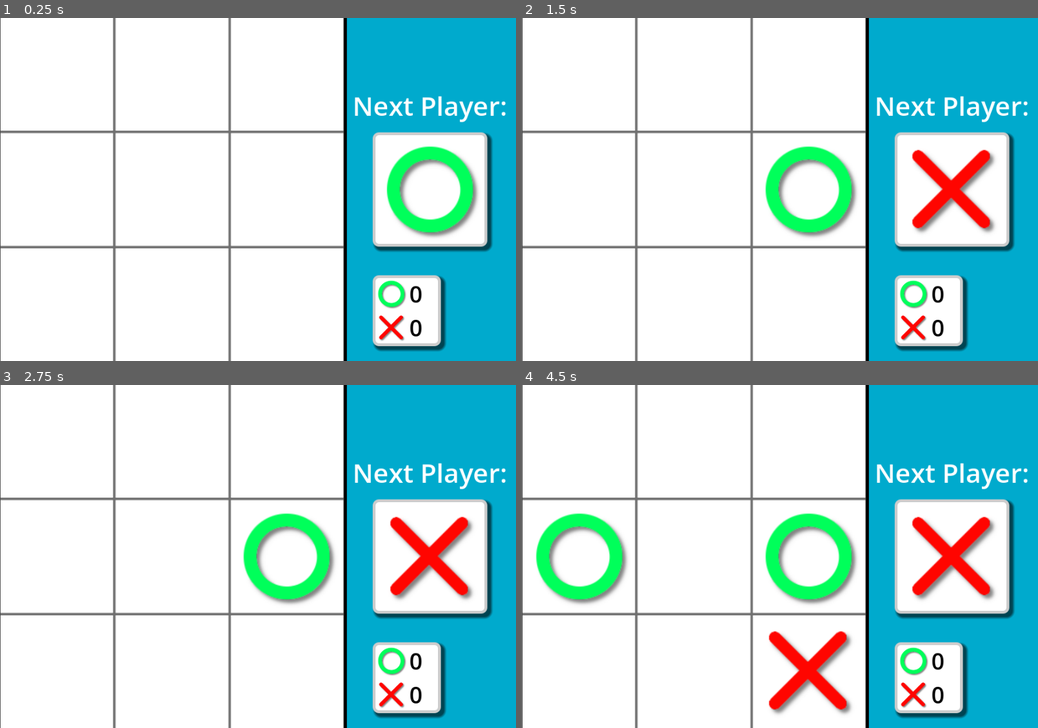
Above: before the commit, frames 1-4 (two rows, left to right).
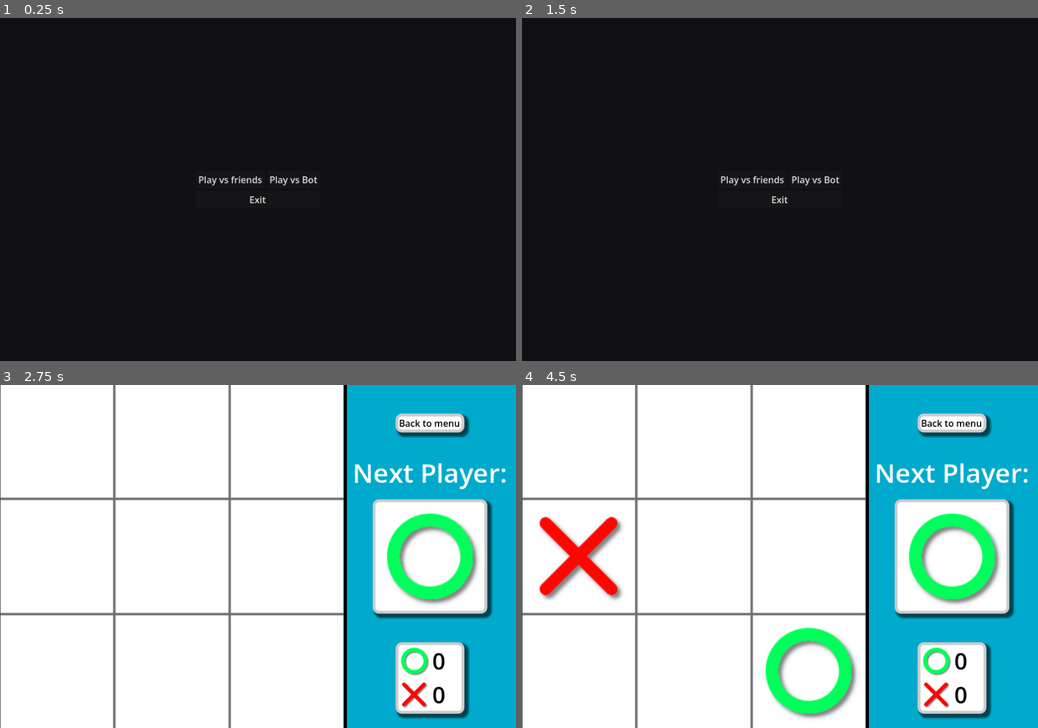
Above: after the commit, the same moments.

Repository: VVarnel/TicTacToe
Game: Godot game, scene res://main_menu.tscn
Two runs of this game, one before a commit and one after it. Both use one fixed random seed, a clock stepped at 60 frames per second and the inputs below. Before the commit the project starts from res://main.tscn.
Inputs (mouse positions are in pixels of both pictures, inside the frame that each line leads up to):
- Up to frame 1 (0.25 s): no input
- Up to frame 2 (1.5 s): click (754, 179) at 0.5 s, where only the run after the commit has a clickable "Play vs friends"; click (950, 55) at 1.25 s, where only the run after the commit has a clickable "Back to menu"
- Up to frame 3 (2.75 s): click (232, 546) at 2 s, where only the run after the commit has a clickable "Play vs friends"
- Up to frame 4 (4.5 s): tap Enter at 2.75, 4.25 s; move the mouse to (754, 625) at 2.77 s; click (754, 625) at 2.92 s; tap Space at 3.5 s; move the mouse to (934, 607) at 3.52 s; click (934, 607) at 3.67 s; move the mouse to (625, 505) at 4.27 s; click (625, 505) at 4.42 s

The runs differ from the first frame. In frame 1, 99% of the frame differs, in the area x 0-100%, y 0-100%; in frame 2, 99%; in frame 3, 10%; in frame 4, 17%.

Commit message:
Added Main Menu with buttons (play vs freinds, play vs bot, exit). Added a back ground of falling X and O with gravity and bounce. Off screen objects are culled after 3.

Diff:
--- /dev/null
+++ b/MainMenu.gd
@@ -0,0 +1,51 @@
+extends Control
+
+@export var sprite_spawn_scenes: Array[PackedScene]
+
+# Called when the node enters the scene tree for the first time.
+func _ready() -> void:
+	pass # Replace with function body.
+
+# Called every frame. 'delta' is the elapsed time since the previous frame.
+func _process(delta: float) -> void:
+	pass
+
+func play_vs_friends():
+	get_tree().change_scene_to_file(
+		'res://main.tscn'
+	)
+func exit_game():
+	get_tree().quit()
+
+func _on_play_vs_friends_pressed() -> void:
+	play_vs_friends()
+
+func _on_exit_pressed() -> void:
+	exit_game()
+
+#################################################
+#Sprite Spawner
+#################################################
+
+func random_sprite_spawn():
+
+	var scene = sprite_spawn_scenes.pick_random()
+	var sprite = scene.instantiate()
+
+	var spawn_follow = $SpriteSpawnPath/SpritePathFollow
+	spawn_follow.progress_ratio = randf()
+
+	sprite.global_position = spawn_follow.global_position
+
+	sprite.rotation = randf_range(0, TAU)
+
+	sprite.gravity_scale = randf_range(0.7, 2.0)
+	sprite.linear_velocity = Vector2(
+		randf_range(-50, 50),
+		randf_range(0, 80)
+	)
+
+	add_child(sprite)
+
+func _on_spawn_timer_timeout() -> void:
+	random_sprite_spawn()
--- a/main.gd
+++ b/main.gd
@@ -72,10 +72,10 @@
 					print(grid_data)
 
 func new_game():
-	$Confetti_green_left.emitting = false
-	$Confetti_green_right.emitting = false
-	$Confetti_red_left.emitting = false
-	$Confetti_red_right.emitting = false
+	$Confetti_CanvasLayer/Confetti_green_left.emitting = false
+	$Confetti_CanvasLayer/Confetti_green_right.emitting = false
+	$Confetti_CanvasLayer/Confetti_red_left.emitting = false
+	$Confetti_CanvasLayer/Confetti_red_right.emitting = false
 
 	player = 1
 	winner = 0
@@ -135,27 +135,35 @@
 
 func _on_game_over_menu_restart() -> void:
 	new_game()
-	$Confetti_green_left.hide()
-	$Confetti_green_right.hide()
-	$Confetti_red_left.hide()
-	$Confetti_red_right.hide()
+	$Confetti_CanvasLayer/Confetti_green_left.hide()
+	$Confetti_CanvasLayer/Confetti_green_right.hide()
+	$Confetti_CanvasLayer/Confetti_red_left.hide()
+	$Confetti_CanvasLayer/Confetti_red_right.hide()
 
 func _on_game_over_menu_visibility() -> void:
 	if winner == 1:
-		$Confetti_green_left.emitting = true
-		$Confetti_green_right.emitting = true
-		$Confetti_green_left.show()
-		$Confetti_green_right.show()
-		$Confetti_green_left.restart()
-		$Confetti_green_right.restart()
+		$Confetti_CanvasLayer/Confetti_green_left.emitting = true
+		$Confetti_CanvasLayer/Confetti_green_right.emitting = true
+		$Confetti_CanvasLayer/Confetti_green_left.show()
+		$Confetti_CanvasLayer/Confetti_green_right.show()
+		$Confetti_CanvasLayer/Confetti_green_left.restart()
+		$Confetti_CanvasLayer/Confetti_green_right.restart()
 	elif winner == -1:
-		$Confetti_red_left.show()
-		$Confetti_red_right.show()
-		$Confetti_red_left.restart()
-		$Confetti_red_right.restart()
-		$Confetti_red_left.emitting = true
-		$Confetti_red_right.emitting = true
+		$Confetti_CanvasLayer/Confetti_red_left.show()
+		$Confetti_CanvasLayer/Confetti_red_right.show()
+		$Confetti_CanvasLayer/Confetti_red_left.restart()
+		$Confetti_CanvasLayer/Confetti_red_right.restart()
+		$Confetti_CanvasLayer/Confetti_red_left.emitting = true
+		$Confetti_CanvasLayer/Confetti_red_right.emitting = true
 
 func update_player_score():
 	score_label_Circle.text = "%d" % circle_win_count
 	score_label_Cross.text = "%d" % cross_win_count
+
+func back_to_menu():
+	get_tree().change_scene_to_file(
+		'res://main_menu.tscn'
+	)
+
+func _on_back_to_menu_pressed() -> void:
+	back_to_menu()
--- a/main.tscn
+++ b/main.tscn
@@ -96,6 +96,32 @@
 
 [sub_resource type="StyleBoxFlat" id="StyleBoxFlat_7mycd"]
 bg_color = Color(1, 1, 1, 1)
+border_width_left = 5
+border_width_top = 5
+border_width_right = 5
+border_width_bottom = 5
+corner_radius_top_left = 10
+corner_radius_top_right = 10
+corner_radius_bottom_right = 10
+corner_radius_bottom_left = 10
+shadow_size = 5
+shadow_offset = Vector2(5, 5)
+
+[sub_resource type="StyleBoxFlat" id="StyleBoxFlat_272bh"]
+bg_color = Color(1, 1, 1, 1)
+border_width_left = 5
+border_width_top = 5
+border_width_right = 5
+border_width_bottom = 5
+corner_radius_top_left = 10
+corner_radius_top_right = 10
+corner_radius_bottom_right = 10
+corner_radius_bottom_left = 10
+shadow_size = 5
+shadow_offset = Vector2(5, 5)
+
+[sub_resource type="StyleBoxFlat" id="StyleBoxFlat_5vw27"]
+bg_color = Color(1, 0.99607843, 1, 1)
 border_width_left = 5
 border_width_top = 5
 border_width_right = 5
@@ -147,7 +173,10 @@
 [node name="GameOverMenu" parent="." unique_id=1157146149 instance=ExtResource("5_lquwl")]
 process_mode = 3
 
-[node name="Confetti_green_right" type="GPUParticles2D" parent="." unique_id=201471873]
+[node name="Confetti_CanvasLayer" type="CanvasLayer" parent="." unique_id=1397139173]
+layer = 2
+
+[node name="Confetti_green_right" type="GPUParticles2D" parent="Confetti_CanvasLayer" unique_id=201471873]
 process_mode = 3
 z_index = 1
 position = Vector2(600, 600)
@@ -155,11 +184,11 @@
 amount = 100
 lifetime = 3.0
 one_shot = true
-explosiveness = 0.5
+explosiveness = 1.0
 randomness = 0.5
 process_material = SubResource("ParticleProcessMaterial_lquwl")
 
-[node name="Confetti_green_left" type="GPUParticles2D" parent="." unique_id=403617158]
+[node name="Confetti_green_left" type="GPUParticles2D" parent="Confetti_CanvasLayer" unique_id=403617158]
 process_mode = 3
 z_index = 1
 position = Vector2(0, 600)
@@ -167,11 +196,11 @@
 amount = 100
 lifetime = 3.0
 one_shot = true
-explosiveness = 0.5
+explosiveness = 1.0
 randomness = 0.5
 process_material = SubResource("ParticleProcessMaterial_7mycd")
 
-[node name="Confetti_red_right" type="GPUParticles2D" parent="." unique_id=246255495]
+[node name="Confetti_red_right" type="GPUParticles2D" parent="Confetti_CanvasLayer" unique_id=246255495]
 process_mode = 3
 z_index = 1
 position = Vector2(600, 600)
@@ -179,11 +208,11 @@
 amount = 100
 lifetime = 3.0
 one_shot = true
-explosiveness = 0.5
+explosiveness = 1.0
 randomness = 0.5
 process_material = SubResource("ParticleProcessMaterial_272bh")
 
-[node name="Confetti_red_left" type="GPUParticles2D" parent="." unique_id=764715010]
+[node name="Confetti_red_left" type="GPUParticles2D" parent="Confetti_CanvasLayer" unique_id=764715010]
 process_mode = 3
 z_index = 1
 position = Vector2(0, 600)
@@ -191,7 +220,7 @@
 amount = 100
 lifetime = 3.0
 one_shot = true
-explosiveness = 0.5
+explosiveness = 1.0
 randomness = 0.5
 process_material = SubResource("ParticleProcessMaterial_5vw27")
 
@@ -201,10 +230,11 @@
 anchor_top = 0.73700005
 anchor_right = 0.9710001
 anchor_bottom = 0.92700005
-offset_left = 0.19995117
+offset_left = 40.19995
 offset_top = 7.7999573
-offset_right = -104.900085
-offset_bottom = 17.799988
+offset_right = -63.900085
+offset_bottom = 18.799988
+grow_horizontal = 2
 theme_override_styles/panel = SubResource("StyleBoxFlat_7mycd")
 
 [node name="MarginContainer" type="MarginContainer" parent="PlayerScores" unique_id=1968640157]
@@ -251,5 +281,17 @@
 theme_override_font_sizes/font_size = 40
 vertical_alignment = 1
 
+[node name="Back_To_Menu" type="Button" parent="." unique_id=1588044787]
+offset_left = 690.0
+offset_top = 50.0
+offset_right = 810.0
+offset_bottom = 83.0
+theme_override_colors/font_color = Color(0, 0, 0, 1)
+theme_override_colors/font_hover_color = Color(0, 0, 0, 1)
+theme_override_styles/normal = SubResource("StyleBoxFlat_272bh")
+theme_override_styles/hover = SubResource("StyleBoxFlat_5vw27")
+text = "Back to menu"
+
 [connection signal="restart" from="GameOverMenu" to="." method="_on_game_over_menu_restart"]
 [connection signal="visibility" from="GameOverMenu" to="." method="_on_game_over_menu_visibility"]
+[connection signal="pressed" from="Back_To_Menu" to="." method="_on_back_to_menu_pressed"]
--- /dev/null
+++ b/main_menu.tscn
@@ -0,0 +1,85 @@
+[gd_scene format=3 uid="uid://cwfdt4ywuus5t"]
+
+[ext_resource type="Script" uid="uid://cx6lscr527apt" path="res://MainMenu.gd" id="1_06t4h"]
+[ext_resource type="PackedScene" uid="uid://c6s6mebm4q6eo" path="res://main_menu_drop_circle.tscn" id="2_fu7sn"]
+[ext_resource type="PackedScene" uid="uid://b62e1lixd8hdw" path="res://main_menu_drop_cross.tscn" id="3_jix8l"]
+
+[sub_resource type="Curve2D" id="Curve2D_glbon"]
+_data = {
+"points": PackedVector2Array(0, 0, 0, 0, 898, 0, 0, 0, 0, 0, 0, 0)
+}
+point_count = 2
+
+[sub_resource type="SegmentShape2D" id="SegmentShape2D_fu7sn"]
+b = Vector2(900, 0)
+
+[node name="MainMenu" type="Control" unique_id=1944712227]
+layout_mode = 3
+anchors_preset = 15
+anchor_right = 1.0
+anchor_bottom = 1.0
+grow_horizontal = 2
+grow_vertical = 2
+script = ExtResource("1_06t4h")
+sprite_spawn_scenes = Array[PackedScene]([ExtResource("2_fu7sn"), ExtResource("3_jix8l")])
+
+[node name="ColorRect" type="ColorRect" parent="." unique_id=2055168234]
+layout_mode = 1
+anchors_preset = 15
+anchor_right = 1.0
+anchor_bottom = 1.0
+grow_horizontal = 2
+grow_vertical = 2
+color = Color(0.05882353, 0.05882353, 0.078431375, 1)
+
+[node name="CenterContainer" type="CenterContainer" parent="ColorRect" unique_id=842488656]
+layout_mode = 1
+anchors_preset = 15
+anchor_right = 1.0
+anchor_bottom = 1.0
+grow_horizontal = 2
+grow_vertical = 2
+
+[node name="VBoxContainer" type="VBoxContainer" parent="ColorRect/CenterContainer" unique_id=1563719558]
+layout_mode = 2
+
+[node name="HBoxContainer" type="HBoxContainer" parent="ColorRect/CenterContainer/VBoxContainer" unique_id=216022627]
+layout_mode = 2
+
+[node name="Play vs friends" type="Button" parent="ColorRect/CenterContainer/VBoxContainer/HBoxContainer" unique_id=640084599]
+z_index = 1
+layout_mode = 2
+text = "Play vs friends"
+
+[node name="Play vs bots" type="Button" parent="ColorRect/CenterContainer/VBoxContainer/HBoxContainer" unique_id=1579123599]
+z_index = 1
+layout_mode = 2
+text = "Play vs Bot"
+
+[node name="Exit" type="Button" parent="ColorRect/CenterContainer/VBoxContainer" unique_id=1965207492]
+z_index = 1
+layout_mode = 2
+text = "Exit
+"
+
+[node name="SpriteSpawnPath" type="Path2D" parent="." unique_id=777507546]
+position = Vector2(0, -80)
+curve = SubResource("Curve2D_glbon")
+
+[node name="SpritePathFollow" type="PathFollow2D" parent="SpriteSpawnPath" unique_id=1223556940]
+position = Vector2(898, 0)
+rotation = 3.1415927
+
+[node name="SpawnTimer" type="Timer" parent="." unique_id=1689240910]
+wait_time = 0.5
+autostart = true
+
+[node name="StaticBody2D" type="StaticBody2D" parent="." unique_id=100148463]
+position = Vector2(0, 600)
+
+[node name="CollisionShape2D" type="CollisionShape2D" parent="StaticBody2D" unique_id=1145433534]
+shape = SubResource("SegmentShape2D_fu7sn")
+
+[connection signal="pressed" from="ColorRect/CenterContainer/VBoxContainer/HBoxContainer/Play vs friends" to="." method="_on_play_vs_friends_pressed"]
+[connection signal="pressed" from="ColorRect/CenterContainer/VBoxContainer/Exit" to="." method="_on_exit_pressed"]
+[connection signal="timeout" from="SpawnTimer" to="." method="_on_spawn_timer_timeout"]
--- /dev/null
+++ b/main_menu_drop_circle.gd
@@ -0,0 +1,23 @@
+extends RigidBody2D
+
+
+# Called when the node enters the scene tree for the first time.
+func _ready() -> void:
+	pass # Replace with function body.
+
+
+# Called every frame. 'delta' is the elapsed time since the previous frame.
+func _process(delta: float) -> void:
+	pass
+
+var is_off_screen: bool = false
+
+func _on_visible_on_screen_notifier_2d_screen_exited() -> void:
+	is_off_screen = true
+	await get_tree().create_timer(3.0).timeout
+
+	if is_off_screen:
+		queue_free()
+
+func _on_visible_on_screen_notifier_2d_screen_entered() -> void:
+	is_off_screen = false
--- /dev/null
+++ b/main_menu_drop_circle.tscn
@@ -0,0 +1,25 @@
+[gd_scene format=3 uid="uid://c6s6mebm4q6eo"]
+
+[ext_resource type="Texture2D" uid="uid://dy1txa4iw2ldj" path="res://Assets/circle.png" id="1_lj4np"]
+[ext_resource type="Script" uid="uid://nnxy1yhji5gf" path="res://main_menu_drop_circle.gd" id="1_npysl"]
+
+[sub_resource type="PhysicsMaterial" id="PhysicsMaterial_kye3x"]
+bounce = 1.0
+
+[sub_resource type="CircleShape2D" id="CircleShape2D_gfvy2"]
+radius = 51.1957
+
+[node name="CircleBody" type="RigidBody2D" unique_id=88042374]
+physics_material_override = SubResource("PhysicsMaterial_kye3x")
+script = ExtResource("1_npysl")
+
+[node name="Circle" type="Sprite2D" parent="." unique_id=1044041323]
+texture = ExtResource("1_lj4np")
+
+[node name="CircleCollision" type="CollisionShape2D" parent="." unique_id=884479706]
+shape = SubResource("CircleShape2D_gfvy2")
+
+[node name="VisibleOnScreenNotifier2D" type="VisibleOnScreenNotifier2D" parent="." unique_id=1998364682]
+
+[connection signal="screen_entered" from="VisibleOnScreenNotifier2D" to="." method="_on_visible_on_screen_notifier_2d_screen_entered"]
+[connection signal="screen_exited" from="VisibleOnScreenNotifier2D" to="." method="_on_visible_on_screen_notifier_2d_screen_exited"]
--- /dev/null
+++ b/main_menu_drop_cross.gd
@@ -0,0 +1,23 @@
+extends RigidBody2D
+
+
+# Called when the node enters the scene tree for the first time.
+func _ready() -> void:
+	pass # Replace with function body.
+
+
+# Called every frame. 'delta' is the elapsed time since the previous frame.
+func _process(delta: float) -> void:
+	pass
+
+var is_off_screen: bool = false
+
+func _on_visible_on_screen_notifier_2d_screen_exited() -> void:
+	is_off_screen = true
+	await get_tree().create_timer(3.0).timeout
+
+	if is_off_screen:
+		queue_free()
+
+func _on_visible_on_screen_notifier_2d_screen_entered() -> void:
+	is_off_screen = false
--- /dev/null
+++ b/main_menu_drop_cross.tscn
@@ -0,0 +1,34 @@
+[gd_scene format=3 uid="uid://b62e1lixd8hdw"]
+
+[ext_resource type="Texture2D" uid="uid://b02u43ptx6kjf" path="res://Assets/cross.png" id="1_cf2fd"]
+[ext_resource type="Script" uid="uid://csimlww1ic51h" path="res://main_menu_drop_cross.gd" id="1_gvali"]
+
+[sub_resource type="PhysicsMaterial" id="PhysicsMaterial_cf2fd"]
+bounce = 1.0
+
+[sub_resource type="RectangleShape2D" id="RectangleShape2D_gvali"]
+size = Vector2(123.03659, 14.849245)
+
+[node name="CrossBody" type="RigidBody2D" unique_id=88042374]
+physics_material_override = SubResource("PhysicsMaterial_cf2fd")
+script = ExtResource("1_gvali")
+
+[node name="Cross" type="Sprite2D" parent="." unique_id=1044041323]
+texture = ExtResource("1_cf2fd")
+
+[node name="CrossCollision45" type="CollisionShape2D" parent="." unique_id=884479706]
+position = Vector2(-0.7500002, -0.25000018)
+rotation = 0.7853982
+scale = Vector2(0.9999999, 0.9999999)
+shape = SubResource("RectangleShape2D_gvali")
+
+[node name="CrossCollisionMinus45" type="CollisionShape2D" parent="." unique_id=265905843]
+position = Vector2(-0.7500002, -0.25000018)
+rotation = -0.7853982
+scale = Vector2(0.9999999, 0.9999999)
+shape = SubResource("RectangleShape2D_gvali")
+
+[node name="VisibleOnScreenNotifier2D" type="VisibleOnScreenNotifier2D" parent="." unique_id=1998364682]
+
+[connection signal="screen_entered" from="VisibleOnScreenNotifier2D" to="." method="_on_visible_on_screen_notifier_2d_screen_entered"]
+[connection signal="screen_exited" from="VisibleOnScreenNotifier2D" to="." method="_on_visible_on_screen_notifier_2d_screen_exited"]
--- a/project.godot
+++ b/project.godot
@@ -11,7 +11,7 @@
 [application]
 
 config/name="TicTacToe"
-run/main_scene="uid://c35bicglh47x0"
+run/main_scene="uid://cwfdt4ywuus5t"
 config/features=PackedStringArray("4.6", "GL Compatibility")
 config/icon="res://icon.svg"
 
Not shown, added: MainMenu.gd.uid
Not shown, added: main_menu_drop_circle.gd.uid
Not shown, added: main_menu_drop_cross.gd.uid
Not shown, changed: .gitignore
